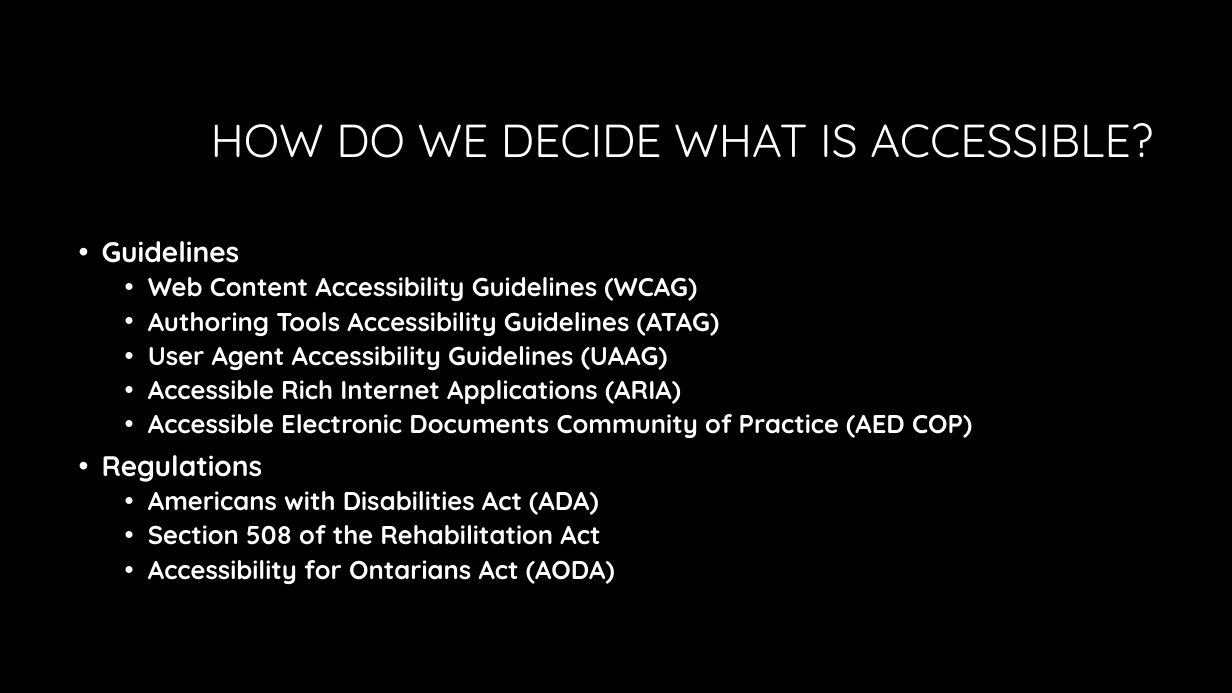
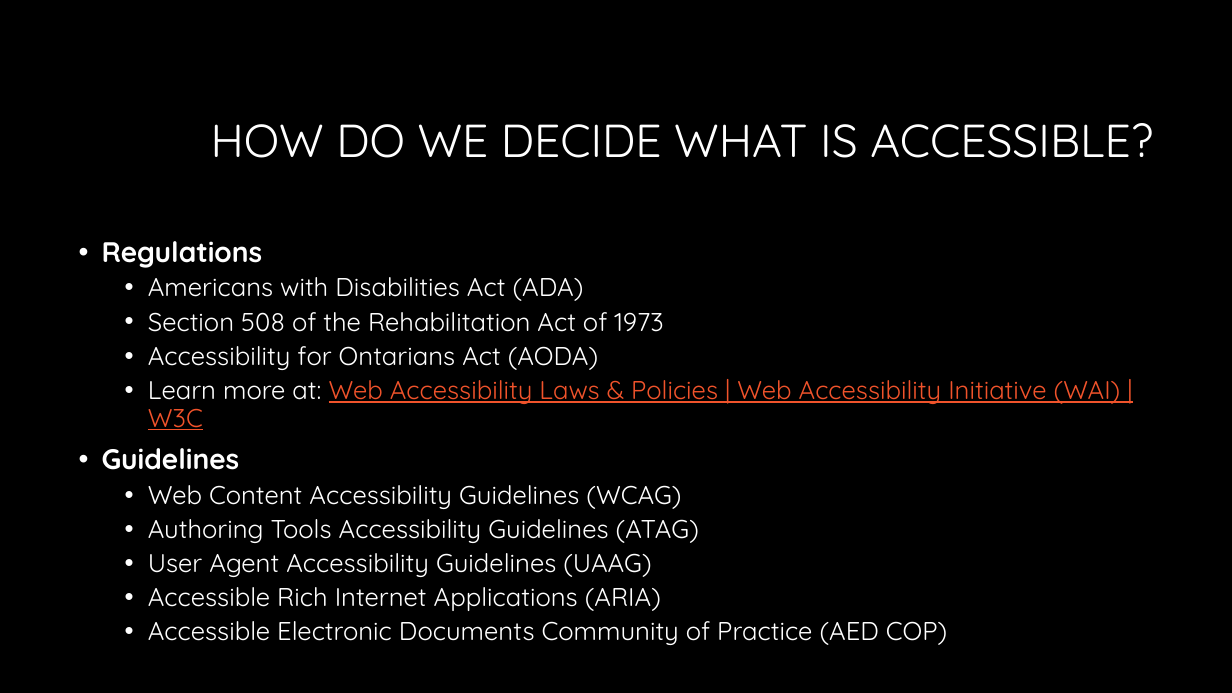
Before and after one commit to CorgiDev/A11y-Materials, a slide deck: slide 6 of Presenations/Upcoming Talk Drafts/2023_Accessibility Testing.pptx. Drawn at 1232x693 pixels with LibreOffice and Linux fonts; fonts in the diff are those of the drawing; background and template pictures are left out. Boxes give left, top, right and bottom in pixels: in the first picture for what was removed or moved away, otherwise in the second. Text is boxed around its words. In the diff, an @@ line names an element or a change of style, - is before the commit and + after.

```diff
--- a/Presenations/Upcoming Talk Drafts/2023_Accessibility Testing.pptx
+++ b/Presenations/Upcoming Talk Drafts/2023_Accessibility Testing.pptx
@@ text at <box>102,241,1121,430</box>: paragraphs added @@
+• Regulations
+  • Americans with Disabilities Act (ADA)
+  • Section 508 of the Rehabilitation Act of 1973
+  • Accessibility for Ontarians Act (AODA)
+  • Learn more at: Web Accessibility Laws & Policies | Web Accessibility Initiative (WAI) | W3C
@@ text at <box>102,455,615,584</box>: paragraphs removed @@
-• Regulations
-  • Americans with Disabilities Act (ADA)
-  • Section 508 of the Rehabilitation Act
-  • Accessibility for Ontarians Act (AODA)
@@ text at <box>148,485,947,645</box>: bold off in "Web Content Accessibility Guidelines (WCAG)", "Authoring Tools Accessibility Guidelines (ATAG)", "User Agent Accessibility Guidelines (UAAG)", "Accessible Rich Internet Applications (ARIA)" and 1 more places @@
```
Also in this commit, not shown: 3 other slides changed, 6 slides added.
